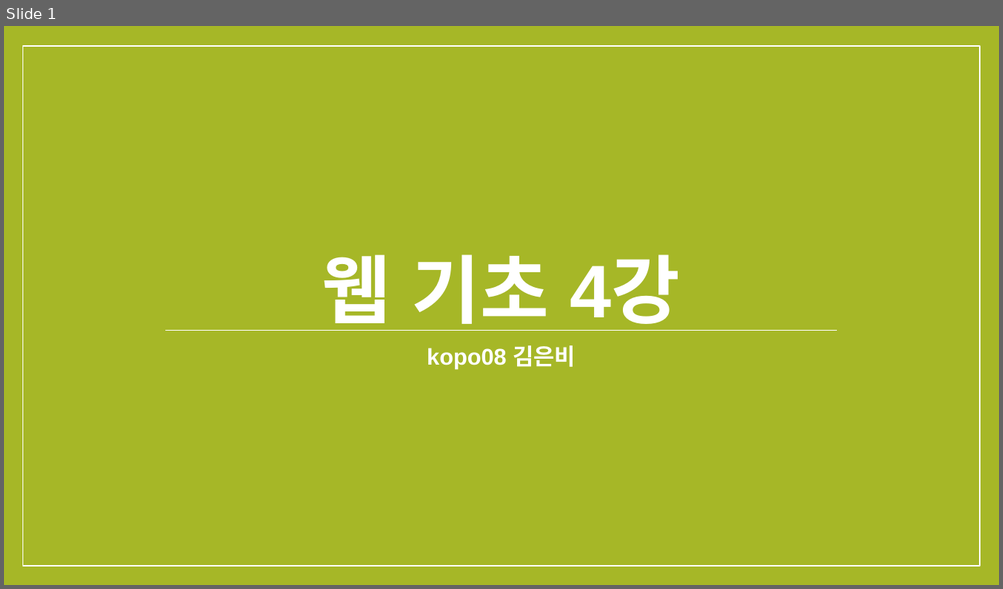
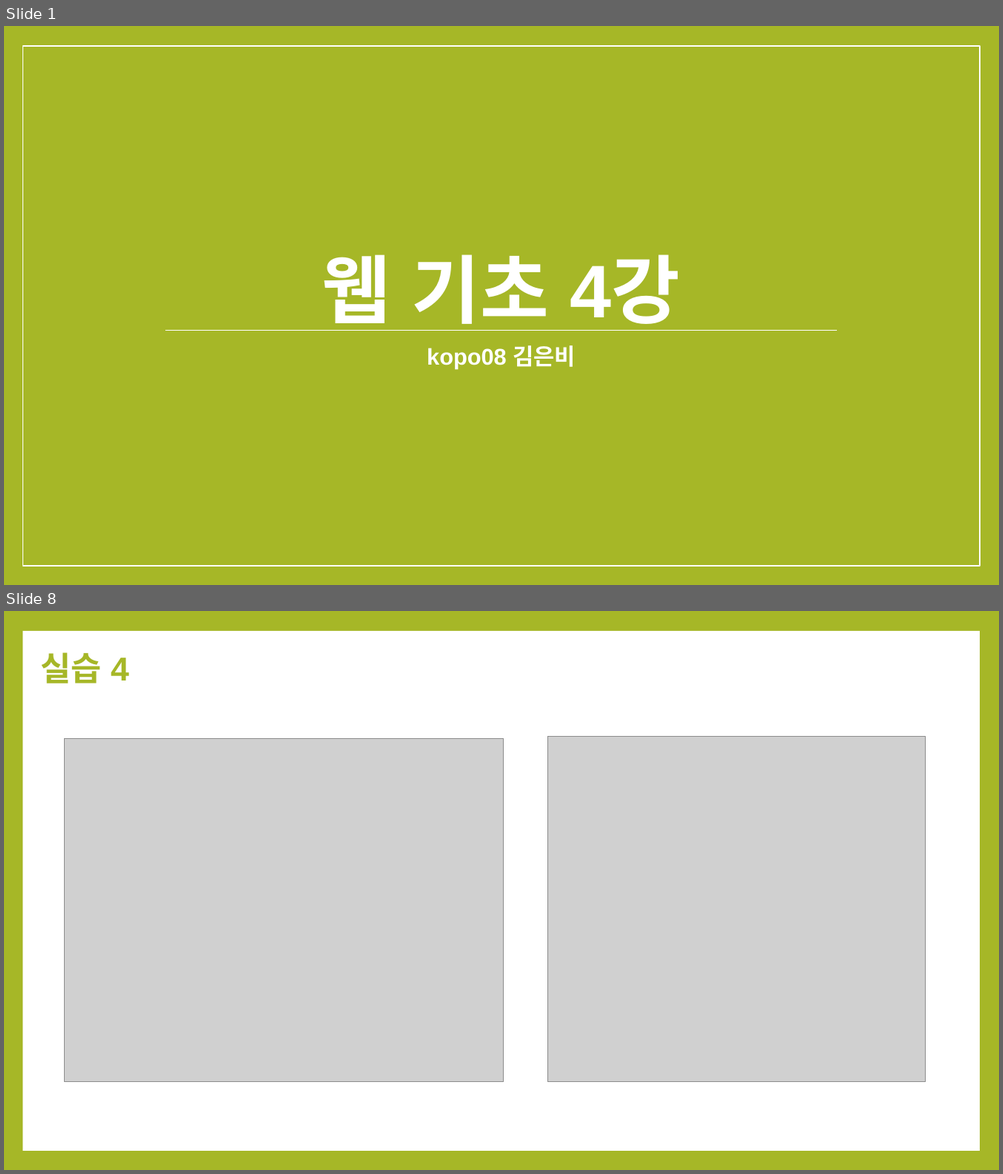
Before and after one commit to EunbInn/WEB, a slide deck: lecture04/웹 기초 4강.pptx. Shown one above the other, each under a label of ours: slide 1 before the commit, slides 1 and 8 after it; the slides between them are not shown. The pictures are 1003x589 and 1003x1174 pixels, drawn with LibreOffice and Linux fonts; fonts in the diff are those of the drawing; grey boxes stand for pictures. Boxes give left, top, right and bottom in pixels: in the first picture for what was removed or moved away, otherwise in the second. Text is boxed around its words. In the diff, an @@ line names an element or a change of style, - is before the commit and + after.

```diff
--- a/lecture04/웹 기초 4강.pptx
+++ b/lecture04/웹 기초 4강.pptx
@@ slide 8 added at box(4, 611, 999, 1170), background #A6B727 @@
@@ rectangle added at box(22, 631, 979, 1151), fill #FFFFFF @@
@@ title added at box(40, 652, 129, 684), 32 pt, text #A6B727, bold @@
+실습 4
@@ picture added at box(65, 738, 504, 1082) @@
@@ picture added at box(548, 736, 925, 1082) @@
```
Also in this commit, not shown: 2 slides changed, 7 other slides added, 2 slides removed, 14 other files.
